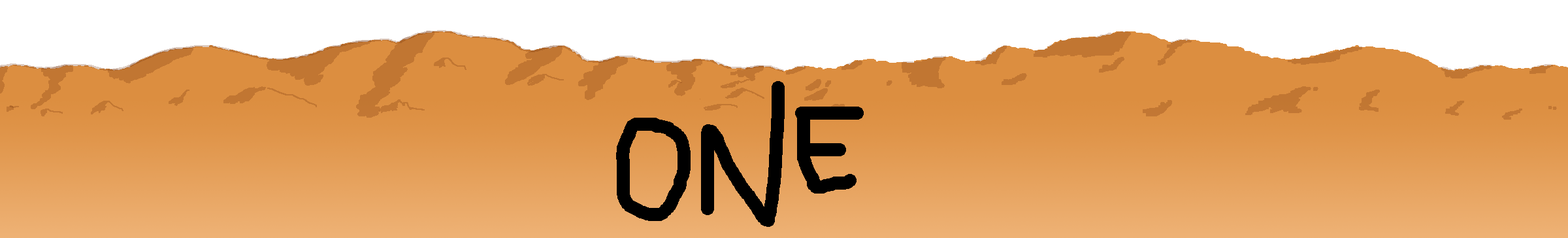
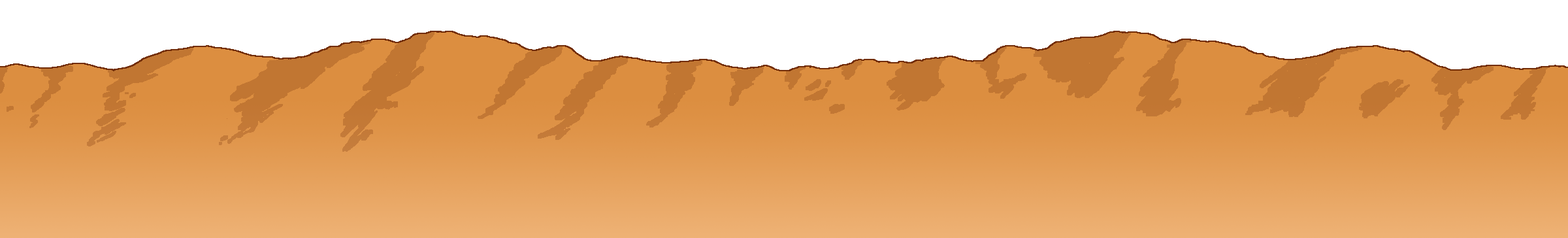
Two versions of the same layered image (1568 × 238). Layer-by-layer changes:
removed layer "Layer 9" over [616,81,864,227]
painted on "hill shading 2" over [29,30,1557,152]
renamed "hill shading" to "Layer 10", opacity 25% → 100%, painted on it over [0,30,1568,117]
painted on "Layer 6" over [7,31,1558,70]
painted on "Layer 8" over [4,31,1556,70]
